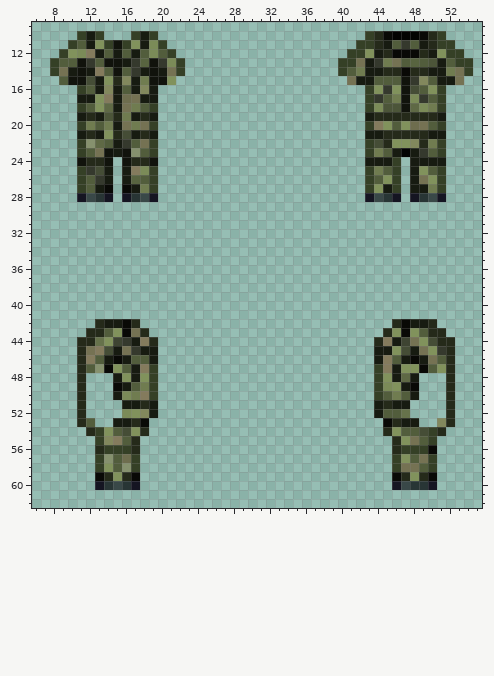
Pixel-art sprite -- Resources/Textures/_RMC14/Objects/Clothing/Uniforms/Command/XO/camo_operations/woodland.rsi/jacket-equipped-INNERCLOTHING.png. This is how it looked before the edit.
The file is 64x64 pixels. Colours within 5 levels of each other are drawn and written as one. Shown: x 6..55, y 9..62.
The result:
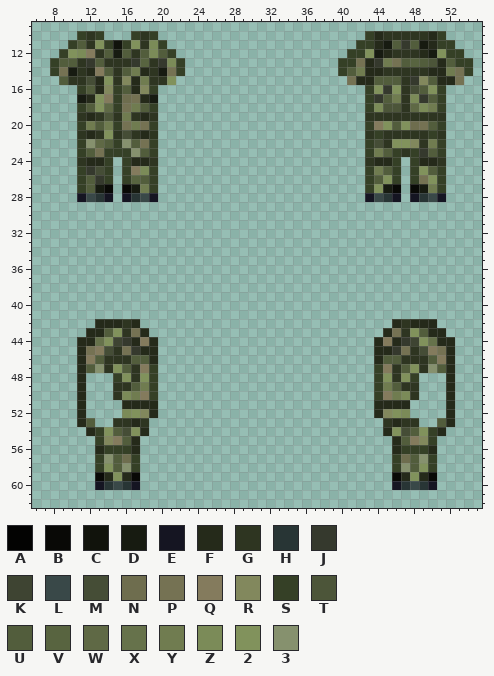
Palette (. is transparent): A #030302  B #090906  C #11130c  D #171b11  E #151522  F #252a1a  G #2e3521  H #283535  J #35392d  K #3e4432  L #394848  M #454d36  N #6e6d4e  P #757253  Q #847b5d  R #82885d  S #354026  T #4c5539  U #525d3c  V #586440  W #5f6945  X #66724b  Y #707c50  Z #7b8b58  2 #81925c  3 #86916e
What changed:
Changed rows in their new state; - is an unchanged pixel.
first column x 10:
10 --G-----G--------------------------GGGGG---
11 --G-----G----------------------------------
12 ---G---G----------------------------GGG----
13 -G--GGG--G-----------------------F-------F-
14 -GF--G-YFG-----------------------FFGGGGGFF-
15 GG-F-G-F-GG---------------------FF---G---FF
16 ---F-S-F-S---------------------------G-----
17 --F--S--F----------------------------G-----
18 -----S-------------------------------G-----
19 -G-G-G-G-G-----------------------GGGGGGGGG-
20 -----S-------------------------------------
21 -G-G-G-G-G-----------------------GSGGGGGSG-
22 -----S3----------------------------G---G---
23 ----SSS-----------------------------SGS----
24 -G--S-S--G-----------------------GFF--SFFG-
25 ----S-S-------------------------------S----
26 ----S-S-------------------------------S----
27 ------------------------------------B-B----
first column x 14:
42 FFG------------------------------GFF--
43 --G-----------------------------PG----
44 ---F----------------------------FJK-X-
45 -G--FF------------------------FFJPGMQP
46 GGG--F------------------------FU-GGGUQ
47 G--G----------------------------GU-G3U
48 -S-G----------------------------G2S---
49 -GG----------------------------YUGG---
50 -G-----------------------------Q-ZG---
51 --FF-F------------------------F-FF----
52 -----F------------------------FR2Z----
53 -GG-G--------------------------G-GG--U
54 ---------------------------------M-2--
55 ---------------------------------UQR--
56 ------------------------------------F-
57 ---------------------------------N-3--
58 ---------------------------------3U2--
60 ---------------------------------HL---
